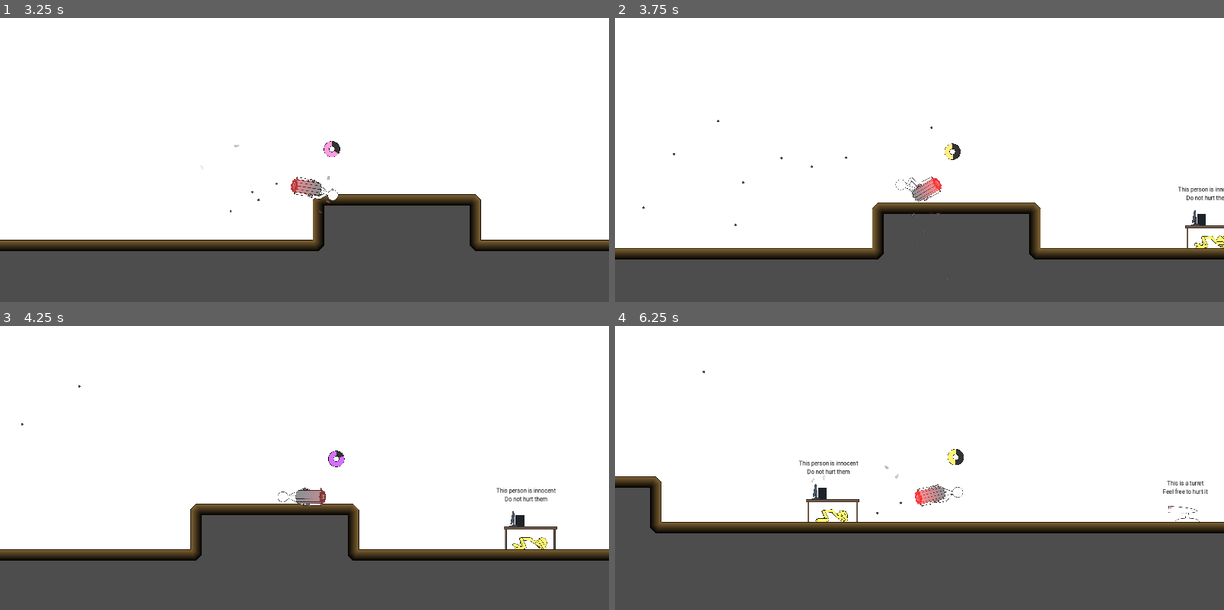
Above: before the commit, frames 1-4 (two rows, left to right).
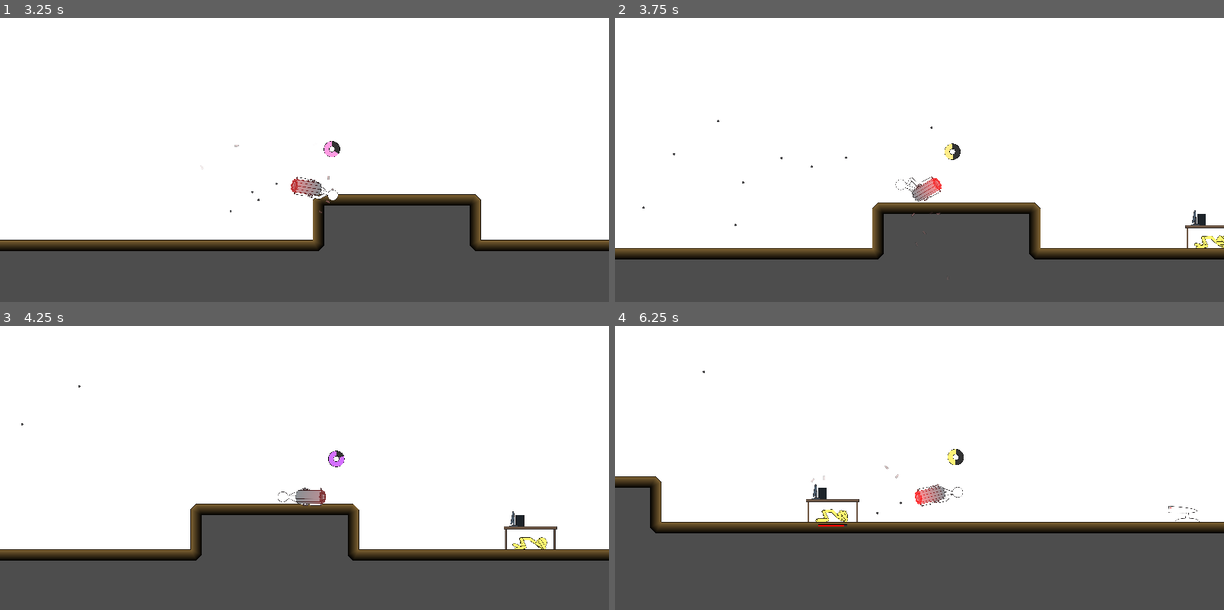
Above: after the commit, the same moments.

Repository: SmallConfusion/The-Gatler
Game: Godot game, scene res://scenes/menu/main_menu.tscn
Same seed, same stepped clock (60 frames per second), same inputs: the game is played once before the commit and once after it. The engine's default icon, where the game draws it, is replaced by a stand-in: a white triangle on a blue panel in a dark square. Sound files missing from this copy of the repository are replaced by a short silence.
Inputs (mouse positions are in pixels of both pictures, inside the frame that each line leads up to):
- Up to frame 1 (3.25 s): click "Play" at 0.5 s; move the mouse to (274, 256) at 1.27 s; press the mouse at (274, 256) at 1.28 s; move the mouse to (487, 239) at 2.02 s; release the mouse at (487, 239) at 2.03 s; click (487, 239) at 2.1 s; move the mouse to (121, 137) at 2.77 s; press the mouse at (121, 137) at 2.78 s
- Up to frame 2 (3.75 s): move the mouse to (949, 188) at 3.52 s; release the mouse at (949, 188) at 3.53 s; click (949, 188) at 3.6 s
- Up to frame 3 (4.25 s): no input
- Up to frame 4 (6.25 s): move the mouse to (828, 411) at 4.27 s; press the mouse at (828, 411) at 4.28 s; move the mouse to (1053, 479) at 5.02 s; release the mouse at (1053, 479) at 5.03 s; click (1053, 479) at 5.1 s; move the mouse to (797, 513) at 5.77 s; press the mouse at (797, 513) at 5.78 s

Frame 1 is identical in both runs. In frame 2, 0.2% of the frame differs, in the area x 92-100%, y 59-82%; in frame 3, 0.2%; in frame 4, 0.4%, in the area x 30-98%, y 47-71%.

Commit message:
Added health bars for enemy

Diff:
--- a/src/scenes/levels/level_1.tscn
+++ b/src/scenes/levels/level_1.tscn
@@ -121,28 +121,8 @@
 joint_mode = 1
 script = ExtResource("3_yuddh")
 
-[node name="Label2" type="Label" parent="Level"]
-offset_left = 2088.0
-offset_top = 504.0
-offset_right = 2320.0
-offset_bottom = 600.0
-text = "This person is innocent
-Do not hurt them"
-horizontal_alignment = 1
-vertical_alignment = 1
-
-[node name="Label3" type="Label" parent="Level"]
-offset_left = 3088.0
-offset_top = 560.0
-offset_right = 3320.0
-offset_bottom = 656.0
-text = "This is a turret
-Feel free to hurt it"
-horizontal_alignment = 1
-vertical_alignment = 1
-
 [node name="Innocent" parent="." instance=ExtResource("3_2st18")]
-position = Vector2(2216, 704)
+position = Vector2(2216, 677)
 
 [node name="Player" parent="." instance=ExtResource("1_milha")]
 position = Vector2(564, 457)
--- a/src/scenes/objects/enemies/sentry.tscn
+++ b/src/scenes/objects/enemies/sentry.tscn
@@ -12,12 +12,21 @@
 [ext_resource type="PackedScene" uid="uid://3vi3fg7ssyyj" path="res://scenes/vfx/particles/explosion_small.tscn" id="9_uc1mt"]
 [ext_resource type="PackedScene" uid="uid://cpcmyoe3ey46k" path="res://scenes/vfx/explosion_effect.tscn" id="12_u5il0"]
 [ext_resource type="Script" path="res://scripts/components/screen_effect.gd" id="12_vtg0j"]
+[ext_resource type="Shader" path="res://shaders/health_bar.gdshader" id="13_fq83w"]
+[ext_resource type="PackedScene" uid="uid://bl51w1rfwooyf" path="res://scenes/objects/health_bar.tscn" id="13_ooswl"]
 
 [sub_resource type="RectangleShape2D" id="RectangleShape2D_ronsb"]
 size = Vector2(69, 18)
 
 [sub_resource type="RectangleShape2D" id="RectangleShape2D_s5qnr"]
 size = Vector2(80, 20)
+
+[sub_resource type="ShaderMaterial" id="ShaderMaterial_y2fdq"]
+resource_local_to_scene = true
+shader = ExtResource("13_fq83w")
+shader_parameter/t = 0.0
+shader_parameter/scale = Vector2(1.281, 0.1)
+shader_parameter/outline_width = 0.015
 
 [node name="Sentry" type="Node2D"]
 
@@ -61,6 +70,7 @@
 
 [node name="Health" type="Node" parent="."]
 script = ExtResource("7_k8qtg")
+health = 10.0
 
 [node name="Death" type="Node" parent="."]
 script = ExtResource("8_r42ip")
@@ -74,5 +84,9 @@
 effect = ExtResource("12_u5il0")
 time = 0.5
 
+[node name="HealthBar" parent="." instance=ExtResource("13_ooswl")]
+material = SubResource("ShaderMaterial_y2fdq")
+position = Vector2(0, -49)
+
 [connection signal="killed" from="Death" to="ParticleEmitter" method="emit"]
 [connection signal="killed" from="Death" to="ScreenEffect" method="start"]
--- /dev/null
+++ b/src/scenes/objects/health_bar.tscn
@@ -0,0 +1,27 @@
+[gd_scene load_steps=7 format=3 uid="uid://bl51w1rfwooyf"]
+
+[ext_resource type="Shader" path="res://shaders/health_bar.gdshader" id="1_5ohd1"]
+[ext_resource type="Texture2D" uid="uid://bnb0ah6gxki3b" path="res://icon.png" id="2_fv4v2"]
+[ext_resource type="Script" path="res://scripts/objects/health_bar.gd" id="3_slbuc"]
+[ext_resource type="Script" path="res://scripts/components/lock_rotation.gd" id="4_fqwjt"]
+[ext_resource type="Script" path="res://scripts/components/keep_offset.gd" id="5_i3qn2"]
+
+[sub_resource type="ShaderMaterial" id="ShaderMaterial_k0w45"]
+resource_local_to_scene = true
+shader = ExtResource("1_5ohd1")
+shader_parameter/t = 0.0
+shader_parameter/scale = Vector2(1.281, 0.1)
+shader_parameter/outline_width = 0.015
+
+[node name="HealthBar" type="Sprite2D"]
+z_index = 10
+material = SubResource("ShaderMaterial_k0w45")
+scale = Vector2(1.28125, 0.1)
+texture = ExtResource("2_fv4v2")
+script = ExtResource("3_slbuc")
+
+[node name="LockRotation" type="Node" parent="."]
+script = ExtResource("4_fqwjt")
+
+[node name="KeepOffset" type="Node" parent="."]
+script = ExtResource("5_i3qn2")
--- a/src/scenes/objects/innocent.tscn
+++ b/src/scenes/objects/innocent.tscn
@@ -9,6 +9,12 @@
 [ext_resource type="Texture2D" uid="uid://b231tudwbd1w0" path="res://sprites/monitor.svg" id="7_la6l2"]
 [ext_resource type="Script" path="res://scripts/components/shaker.gd" id="8_7ibif"]
 [ext_resource type="Script" path="res://scripts/components/gradient_modulate.gd" id="9_f71m8"]
+[ext_resource type="PackedScene" uid="uid://bl51w1rfwooyf" path="res://scenes/objects/health_bar.tscn" id="10_1j6x5"]
+[ext_resource type="Shader" path="res://shaders/health_bar.gdshader" id="11_dx4xg"]
+[ext_resource type="Script" path="res://scripts/components/particle_emitter.gd" id="12_kht7o"]
+[ext_resource type="PackedScene" uid="uid://3vi3fg7ssyyj" path="res://scenes/vfx/particles/explosion_small.tscn" id="13_fl3nx"]
+[ext_resource type="Script" path="res://scripts/components/screen_effect.gd" id="14_h5e14"]
+[ext_resource type="PackedScene" uid="uid://cpcmyoe3ey46k" path="res://scenes/vfx/explosion_effect.tscn" id="15_qpg2o"]
 
 [sub_resource type="SkeletonModification2DFABRIK" id="SkeletonModification2DFABRIK_kjqv7"]
 target_nodepath = NodePath("HeadTarget")
@@ -72,10 +78,17 @@
 [sub_resource type="GradientTexture1D" id="GradientTexture1D_tcddu"]
 gradient = SubResource("Gradient_yixdp")
 
+[sub_resource type="ShaderMaterial" id="ShaderMaterial_lo5rn"]
+resource_local_to_scene = true
+shader = ExtResource("11_dx4xg")
+shader_parameter/t = 0.0
+shader_parameter/scale = Vector2(1.281, 0.1)
+shader_parameter/outline_width = 0.015
+
 [node name="Innocent" type="Node2D"]
 
 [node name="Skeleton2D" parent="." instance=ExtResource("1_qya6w")]
-position = Vector2(-32, -55)
+position = Vector2(-32, -28.1)
 modification_stack = SubResource("SkeletonModificationStack2D_21a37")
 
 [node name="LowerSpineBone2D" parent="Skeleton2D" index="0"]
@@ -114,6 +127,7 @@
 position = Vector2(72, 29)
 
 [node name="Hitbox" type="Area2D" parent="."]
+position = Vector2(0, 26.9)
 collision_layer = 2
 collision_mask = 2
 script = ExtResource("1_0di2j")
@@ -130,17 +144,17 @@
 script = ExtResource("4_1sish")
 
 [node name="Table" type="Sprite2D" parent="."]
-position = Vector2(0, -32)
+position = Vector2(0, -5.1)
 scale = Vector2(0.3, 0.3)
 texture = ExtResource("5_vjqfw")
 
 [node name="Desktop" type="Sprite2D" parent="."]
-position = Vector2(-29, -80)
+position = Vector2(-29, -53.1)
 scale = Vector2(0.3, 0.3)
 texture = ExtResource("6_0k2pn")
 
 [node name="Monitor" type="Sprite2D" parent="."]
-position = Vector2(-46, -85)
+position = Vector2(-46, -58.1)
 scale = Vector2(0.3, 0.3)
 texture = ExtResource("7_la6l2")
 
@@ -159,4 +173,20 @@
 nodes = [NodePath("../Skeleton2D")]
 gradient = SubResource("GradientTexture1D_tcddu")
 
+[node name="HealthBar" parent="." instance=ExtResource("10_1j6x5")]
+material = SubResource("ShaderMaterial_lo5rn")
+position = Vector2(0, 36.9)
+
+[node name="ParticleEmitter" type="Node" parent="."]
+script = ExtResource("12_kht7o")
+particles = Array[PackedScene]([ExtResource("13_fl3nx")])
+
+[node name="ScreenEffect" type="Node" parent="."]
+script = ExtResource("14_h5e14")
+effect = ExtResource("15_qpg2o")
+time = 0.5
+
+[connection signal="killed" from="Death" to="ParticleEmitter" method="emit"]
+[connection signal="killed" from="Death" to="ScreenEffect" method="start"]
+
 [editable path="Skeleton2D"]
--- a/src/scenes/objects/player.tscn
+++ b/src/scenes/objects/player.tscn
@@ -19,6 +19,9 @@
 [ext_resource type="Shader" path="res://shaders/heat_bar.gdshader" id="17_gwk7e"]
 [ext_resource type="Texture2D" uid="uid://bnb0ah6gxki3b" path="res://icon.png" id="18_q0vsx"]
 [ext_resource type="Script" path="res://scripts/components/keep_offset.gd" id="19_jvqpk"]
+[ext_resource type="Script" path="res://scripts/components/keep_rotation.gd" id="20_ewuuw"]
+[ext_resource type="PackedScene" uid="uid://bl51w1rfwooyf" path="res://scenes/objects/health_bar.tscn" id="21_7jphs"]
+[ext_resource type="Shader" path="res://shaders/health_bar.gdshader" id="22_uum0e"]
 
 [sub_resource type="PhysicsMaterial" id="PhysicsMaterial_xclvi"]
 friction = 0.0
@@ -57,6 +60,13 @@
 shader_parameter/t = 0.415
 shader_parameter/red = false
 shader_parameter/gradient = SubResource("GradientTexture1D_rak5h")
+
+[sub_resource type="ShaderMaterial" id="ShaderMaterial_awbfy"]
+resource_local_to_scene = true
+shader = ExtResource("22_uum0e")
+shader_parameter/t = 0.0
+shader_parameter/scale = Vector2(1.281, 0.1)
+shader_parameter/outline_width = 0.015
 
 [node name="Player" type="RigidBody2D" groups=["player"]]
 z_index = 5
@@ -130,7 +140,7 @@
 [node name="Sprite2D2" type="Sprite2D" parent="Node2D"]
 y_sort_enabled = true
 material = ExtResource("5_5qy4a")
-position = Vector2(8.17491, 5.68267)
+position = Vector2(2.60904, 6.87737)
 scale = Vector2(0.3, 0.3)
 texture = ExtResource("4_mu68i")
 script = ExtResource("8_rhdoc")
@@ -139,7 +149,7 @@
 [node name="Sprite2D3" type="Sprite2D" parent="Node2D"]
 y_sort_enabled = true
 material = ExtResource("5_5qy4a")
-position = Vector2(-1.04315, 6.98054)
+position = Vector2(-6.84274, 6.1069)
 scale = Vector2(0.3, 0.3)
 texture = ExtResource("4_mu68i")
 script = ExtResource("8_rhdoc")
@@ -148,7 +158,7 @@
 [node name="Sprite2D4" type="Sprite2D" parent="Node2D"]
 y_sort_enabled = true
 material = ExtResource("5_5qy4a")
-position = Vector2(-9.77311, 5.01214)
+position = Vector2(-13.0927, 2.47894)
 scale = Vector2(0.3, 0.3)
 texture = ExtResource("4_mu68i")
 script = ExtResource("8_rhdoc")
@@ -157,7 +167,7 @@
 [node name="Sprite2D5" type="Sprite2D" parent="Node2D"]
 y_sort_enabled = true
 material = ExtResource("5_5qy4a")
-position = Vector2(-13.9301, 0.698508)
+position = Vector2(-13.2165, -2.30894)
 scale = Vector2(0.3, 0.3)
 texture = ExtResource("4_mu68i")
 script = ExtResource("8_rhdoc")
@@ -166,7 +176,7 @@
 [node name="Sprite2D6" type="Sprite2D" parent="Node2D"]
 y_sort_enabled = true
 material = ExtResource("5_5qy4a")
-position = Vector2(-11.5691, -3.94197)
+position = Vector2(-7.15609, -6.01644)
 scale = Vector2(0.3, 0.3)
 texture = ExtResource("4_mu68i")
 script = ExtResource("8_rhdoc")
@@ -175,7 +185,7 @@
 [node name="Sprite2D" type="Sprite2D" parent="Node2D"]
 y_sort_enabled = true
 material = ExtResource("5_5qy4a")
-position = Vector2(-3.79474, -6.73795)
+position = Vector2(2.25271, -6.90879)
 scale = Vector2(0.3, 0.3)
 texture = ExtResource("4_mu68i")
 script = ExtResource("8_rhdoc")
@@ -184,7 +194,7 @@
 [node name="Sprite2D7" type="Sprite2D" parent="Node2D"]
 y_sort_enabled = true
 material = ExtResource("5_5qy4a")
-position = Vector2(5.75521, -6.38117)
+position = Vector2(10.6074, -4.56843)
 scale = Vector2(0.3, 0.3)
 texture = ExtResource("4_mu68i")
 script = ExtResource("8_rhdoc")
@@ -193,7 +203,7 @@
 [node name="Sprite2D8" type="Sprite2D" parent="Node2D"]
 y_sort_enabled = true
 material = ExtResource("5_5qy4a")
-position = Vector2(12.6122, -3.03857)
+position = Vector2(13.9988, -0.0904557)
 scale = Vector2(0.3, 0.3)
 texture = ExtResource("4_mu68i")
 script = ExtResource("8_rhdoc")
@@ -202,7 +212,7 @@
 [node name="Sprite2D9" type="Sprite2D" parent="Node2D"]
 y_sort_enabled = true
 material = ExtResource("5_5qy4a")
-position = Vector2(13.5678, 1.72581)
+position = Vector2(10.84, 4.42985)
 scale = Vector2(0.3, 0.3)
 texture = ExtResource("4_mu68i")
 script = ExtResource("8_rhdoc")
@@ -254,4 +264,12 @@
 [node name="KeepOffset" type="Node" parent="HeatBar"]
 script = ExtResource("19_jvqpk")
 
+[node name="KeepRotation" type="Node" parent="HeatBar"]
+script = ExtResource("20_ewuuw")
+
+[node name="HealthBar" parent="." instance=ExtResource("21_7jphs")]
+material = SubResource("ShaderMaterial_awbfy")
+position = Vector2(56, -0.000202719)
+rotation = -1.5708
+
 [editable path="Skeleton2D"]
--- a/src/scripts/components/free_offscreen.gd
+++ b/src/scripts/components/free_offscreen.gd
@@ -6,14 +6,20 @@
 var screen_size := Vector2(1280/2, 720/2)
 
 func _ready():
-	screen_size /= get_viewport().get_camera_2d().zoom.x
+	var camera := get_viewport().get_camera_2d()
+
+	if camera:
+		screen_size /= camera.zoom.x
 
 func _process(_delta):
-	var camera_pos := get_viewport().get_camera_2d().global_position
+	var camera := get_viewport().get_camera_2d()
 
-	if global_position.x > camera_pos.x + screen_size.x + margin or \
-		global_position.x < camera_pos.x - screen_size.x - margin or \
-		global_position.y > camera_pos.y + screen_size.y + margin or \
-		global_position.y < camera_pos.y - screen_size.y - margin:
+	if camera:
+		var camera_pos := camera.global_position
 
-			get_parent().queue_free()
+		if global_position.x > camera_pos.x + screen_size.x + margin or \
+			global_position.x < camera_pos.x - screen_size.x - margin or \
+			global_position.y > camera_pos.y + screen_size.y + margin or \
+			global_position.y < camera_pos.y - screen_size.y - margin:
+
+				get_parent().queue_free()
--- a/src/scripts/components/health.gd
+++ b/src/scripts/components/health.gd
@@ -1,12 +1,23 @@
 extends Node
 class_name Health
 
+signal health_updated
+
 @export var health := 1.0
 
-func damage(d : float):
+@onready var original_health = health
+
+
+func damage(d : float) -> void:
 	health -= d
 
 	if health <= 0:
 		for sibling in get_parent().get_children():
 			if sibling is Death:
 				sibling.die()
+
+	emit_signal("health_updated")
+
+
+func get_health_fract() -> float:
+	return health / original_health
--- a/src/scripts/components/keep_offset.gd
+++ b/src/scripts/components/keep_offset.gd
@@ -2,13 +2,10 @@
 class_name KeepOffset
 
 var original_offset : Vector2
-var original_rotation : float
 
 func _ready():
 	original_offset = get_parent().global_position - get_parent().get_parent().global_position
-	original_rotation = get_parent().global_rotation
 
 
 func _process(delta):
 	get_parent().global_position = get_parent().get_parent().global_position + original_offset
-	get_parent().global_rotation = original_rotation
--- /dev/null
+++ b/src/scripts/components/keep_rotation.gd
@@ -0,0 +1,12 @@
+extends Node
+class_name KeepRotation
+
+
+var original_rotation : float
+
+func _ready():
+	original_rotation = get_parent().global_rotation
+
+
+func _process(delta):
+	get_parent().global_rotation = original_rotation
--- /dev/null
+++ b/src/scripts/components/lock_rotation.gd
@@ -0,0 +1,8 @@
+extends Node
+class_name LockRotation
+
+@export var rot : float = 0
+
+
+func _process(delta):
+	get_parent().global_rotation = rot
--- /dev/null
+++ b/src/scripts/objects/health_bar.gd
@@ -0,0 +1,28 @@
+extends Sprite2D
+class_name HealthBar
+
+var health : Health
+var last_health := 1.
+
+var tween : Tween
+
+func _ready():
+	for sibling in get_parent().get_children():
+		if sibling is Health:
+			health = sibling
+			health.connect("health_updated", _update_health)
+			break
+
+	material.set_shader_parameter("t", 1)
+
+
+func _update_health():
+	if tween:
+		tween.kill()
+
+	tween = get_tree().create_tween()
+
+	tween.tween_method(func(x : float): material.set_shader_parameter("t", x),
+		last_health, health.get_health_fract(), 0.05).set_trans(Tween.TRANS_QUAD).set_ease(Tween.EASE_IN_OUT)
+
+	last_health = health.get_health_fract()
--- /dev/null
+++ b/src/shaders/health_bar.gdshader
@@ -0,0 +1,20 @@
+shader_type canvas_item;
+
+#include "libraries/math.gdshaderinc"
+
+uniform float t = 0.0;
+
+uniform vec2 scale = vec2(2, 0.1);
+uniform float outline_width = 0.015;
+
+
+void fragment() {
+	vec4 c = vec4(0.2, 0.2, 0.2, 1);
+	c = mix(c, vec4(1, 0, 0, 1), step(UV.x, map(t, 0, 1, outline_width / scale.x, 1. - outline_width / scale.x)));
+	c = mix(c, vec4(0, 0, 0, 1), float(UV.x < outline_width / scale.x || UV.x > 1. - outline_width / scale.x ||
+										UV.y < outline_width / scale.y || UV.y > 1. - outline_width / scale.y));
+
+	c = mix(vec4(0, 0, 0, 0), c, step(t, 0.999));
+
+	COLOR = c;
+}
Not shown: 1 places in src/scenes/objects/enemies/sentry.tscn that only renumber resources
Not shown: 1 places in src/scenes/objects/innocent.tscn that only renumber resources
Not shown: 1 places in src/scenes/objects/player.tscn that only renumber resources
